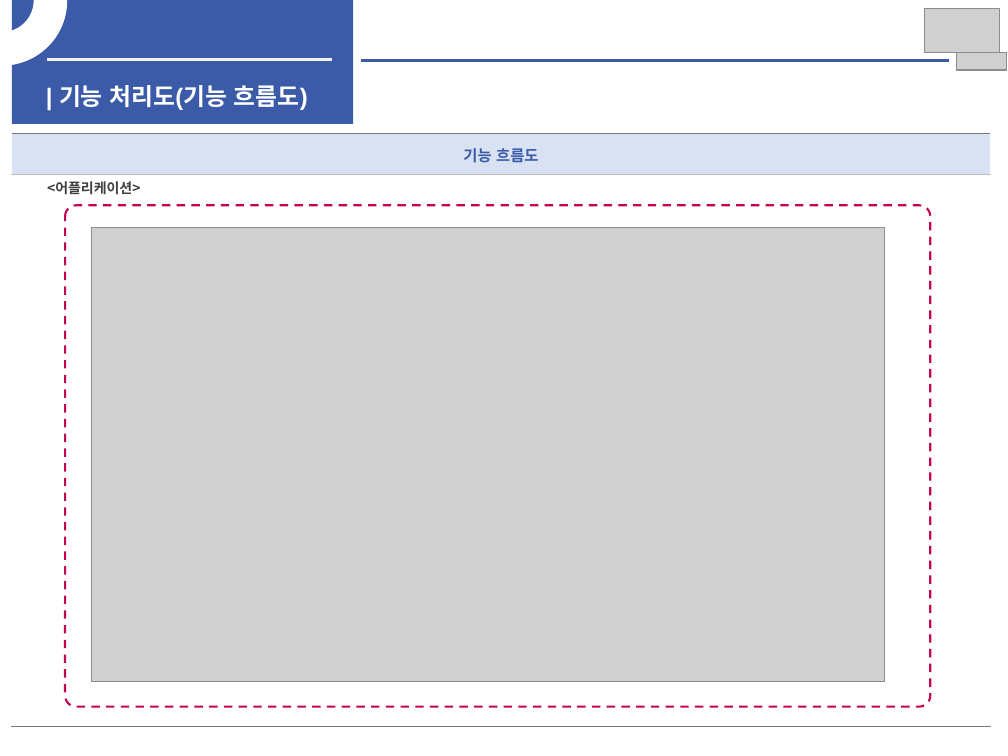
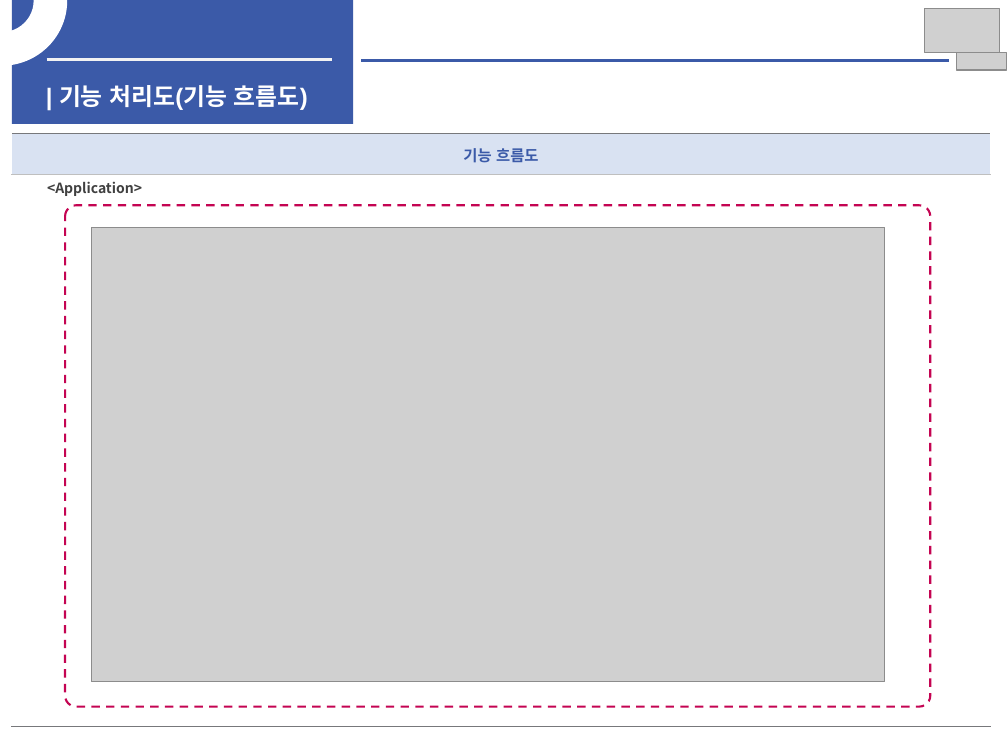
Before and after one commit to woojin1027/THE-FACO, a slide deck: slide 16 of 중간보고서/중간보고서.pptx. Drawn at 1008x756 pixels with LibreOffice and Linux fonts; fonts in the diff are those of the drawing; grey boxes stand for pictures. Boxes give left, top, right and bottom in pixels: in the first picture for what was removed or moved away, otherwise in the second. Text is boxed around its words. In the diff, an @@ line names an element or a change of style, - is before the commit and + after.

```diff
--- a/중간보고서/중간보고서.pptx
+++ b/중간보고서/중간보고서.pptx
@@ text at (47,181,142,196): text changed @@
-<어플리케이션>
+<Application>
```
Also in this commit, not shown: 6 other slides changed, 2 slides added.
